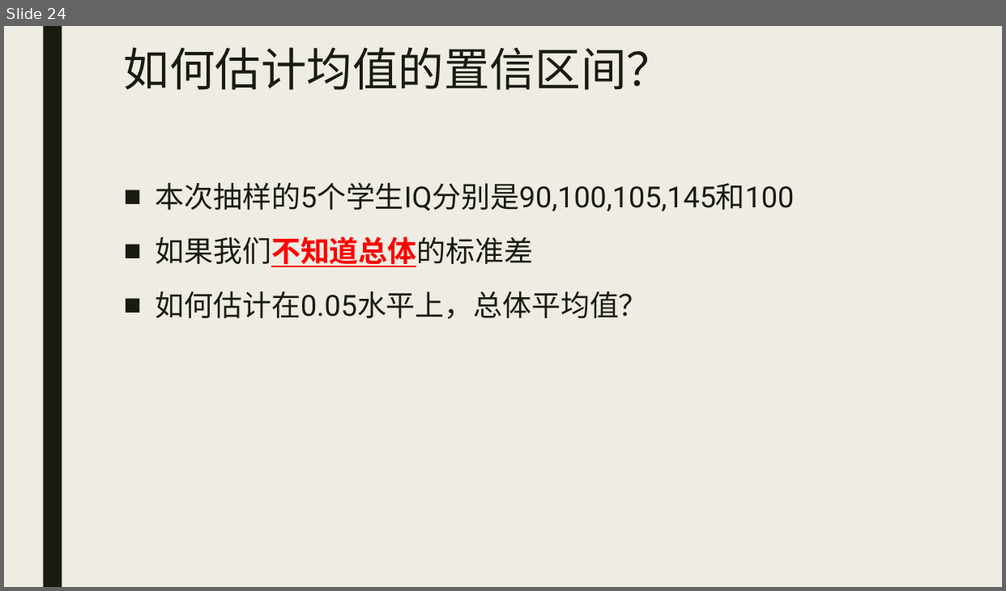
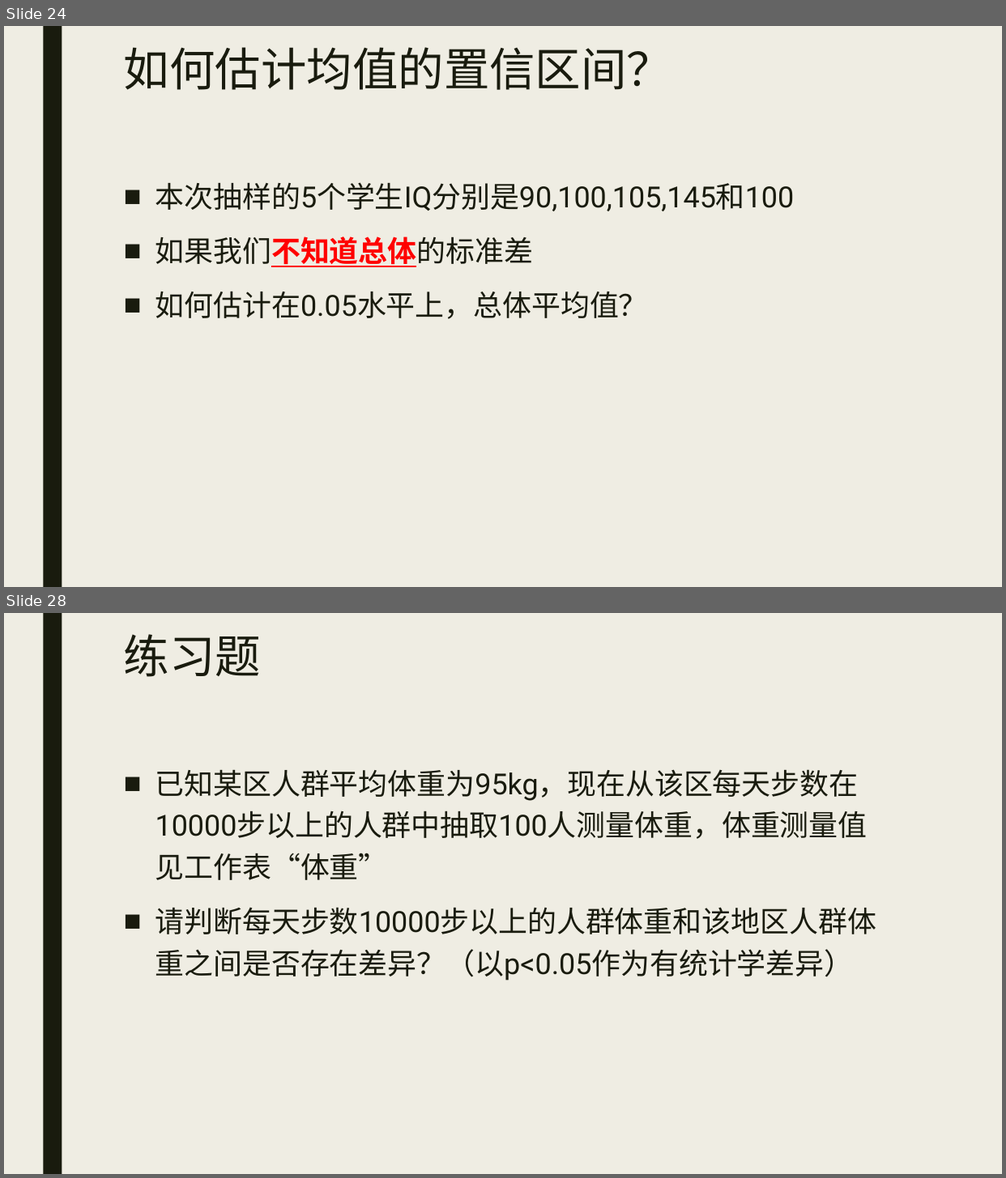
Before and after one commit to beneon/medstat, a slide deck: lect-2/lect-2.pptx. Shown one above the other, each under a label of ours: slide 24 before the commit, slides 24 and 28 after it; the slides between them are not shown. The pictures are 1006x591 and 1006x1178 pixels, drawn with LibreOffice and Linux fonts; fonts in the diff are those of the drawing. Boxes give left, top, right and bottom in pixels: in the first picture for what was removed or moved away, otherwise in the second. Text is boxed around its words. In the diff, an @@ line names an element or a change of style, - is before the commit and + after.

```diff
--- a/lect-2/lect-2.pptx
+++ b/lect-2/lect-2.pptx
@@ slide 28 added at [4, 613, 1002, 1174], background #EFEDE3; not listed: 1 template element that a slide beside it also shows @@
@@ title added at [124, 634, 261, 677], 44 pt, text #191B0E @@
+练习题
@@ text added at [155, 769, 876, 981], 28 pt, text #191B0E @@
+■ 已知某区人群平均体重为95kg，现在从该区每天步数在10000步以上的人群中抽取100人测量体重，体重测量值见工作表“体重”
+■ 请判断每天步数10000步以上的人群体重和该地区人群体重之间是否存在差异？（以p<0.05作为有统计学差异）
```
Also in this commit, not shown: 12 other slides added, 3 other files.
